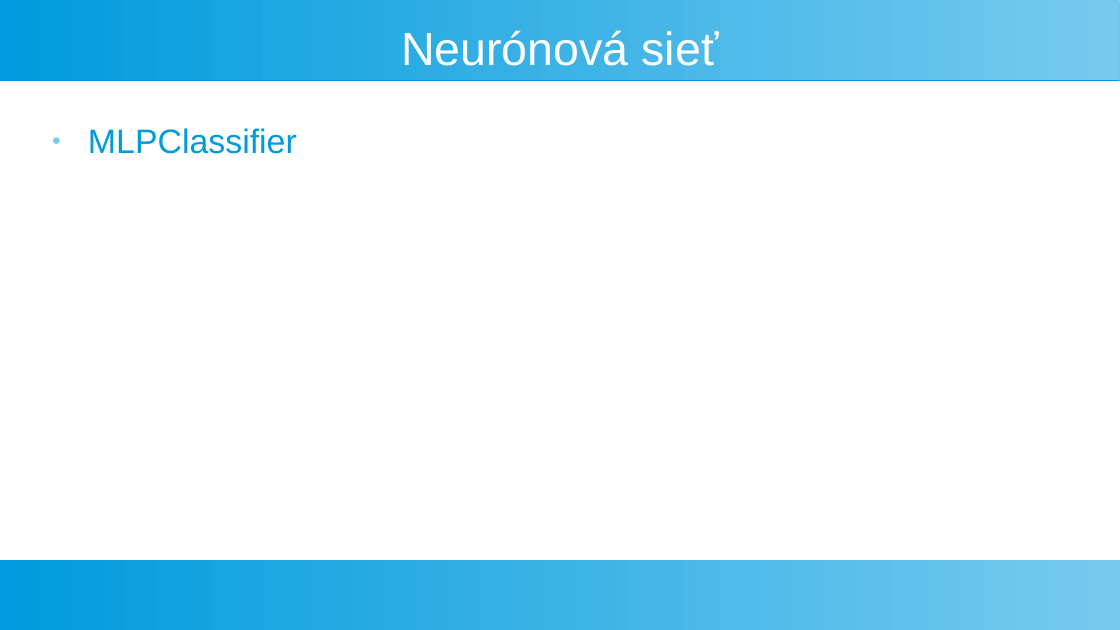
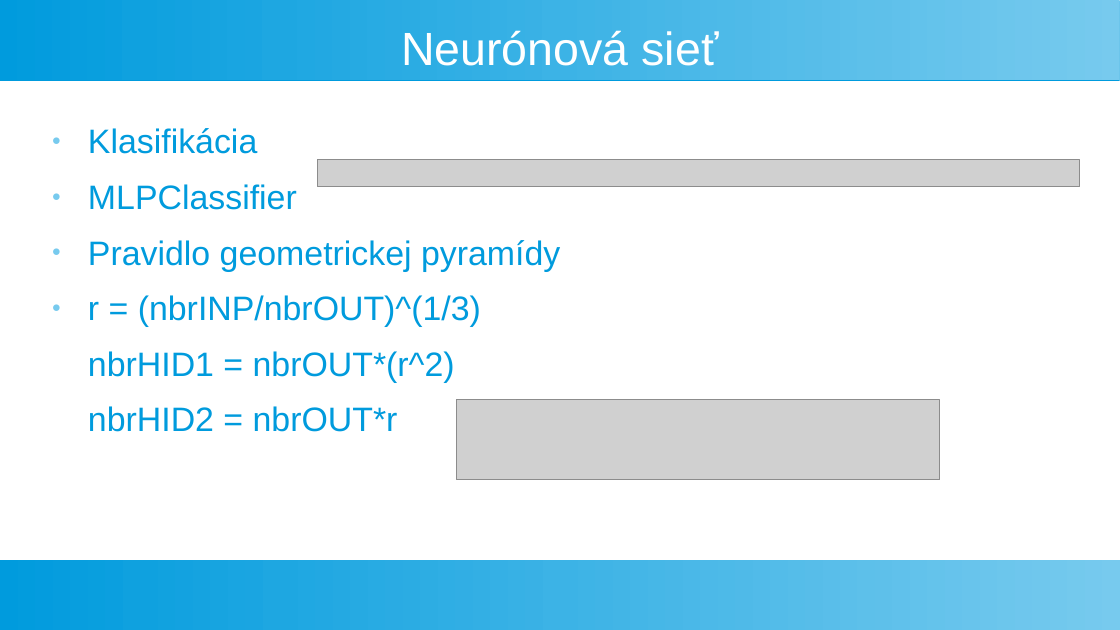
Before and after one commit to georgeob/Vlcak_NS2021, a slide deck: slide 5 of Prezentacia_NS.odp. Drawn at 1120x630 pixels with LibreOffice and Linux fonts; fonts in the diff are those of the drawing; grey boxes stand for pictures. Boxes give left, top, right and bottom in pixels: in the first picture for what was removed or moved away, otherwise in the second. Text is boxed around its words. In the diff, an @@ line names an element or a change of style, - is before the commit and + after.

Commit message:
Doplnenie do prezentácie vizualizacie siete, zdôvodnenie použitia počtu neurónov v skrytých vrstvách.

```diff
--- a/Prezentacia_NS.odp
+++ b/Prezentacia_NS.odp
@@ text at (x1=88, y1=128, x2=257, y2=154): paragraph added @@
+● Klasifikácia
@@ picture added at (x1=317, y1=160, x2=1080, y2=187) @@
@@ text at (x1=88, y1=240, x2=560, y2=432): paragraphs added @@
+● Pravidlo geometrickej pyramídy
+● r = (nbrINP/nbrOUT)^(1/3)
+nbrHID1 = nbrOUT*(r^2)
+nbrHID2 = nbrOUT*r
@@ picture added at (x1=456, y1=400, x2=940, y2=481) @@
```
Also in this commit, not shown: 1 other slide changed, 3 slides added, 3 slides removed.
